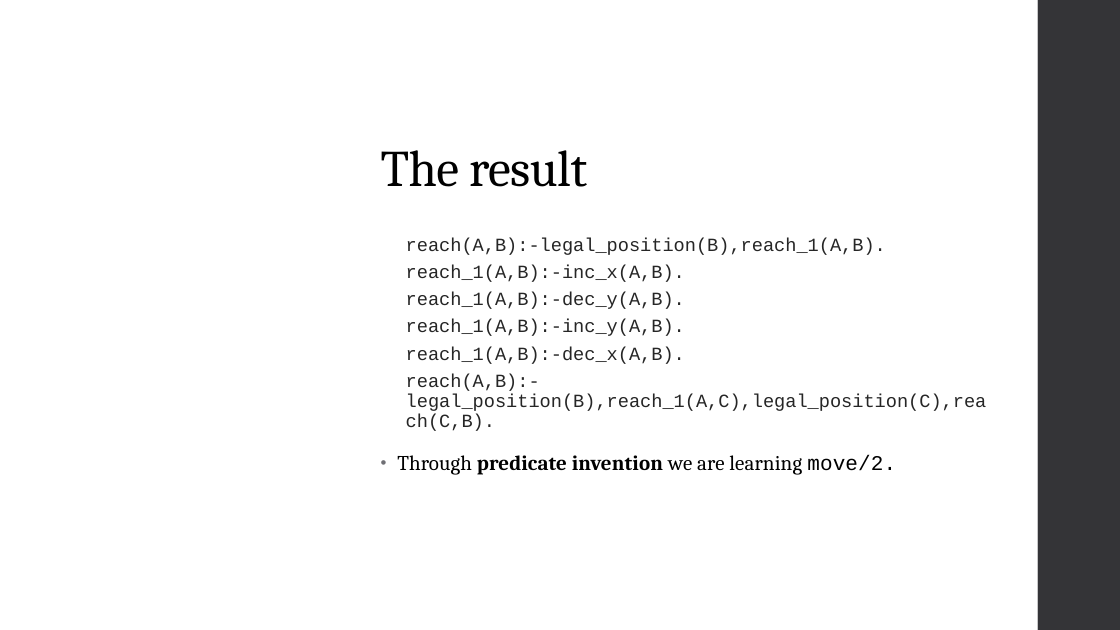
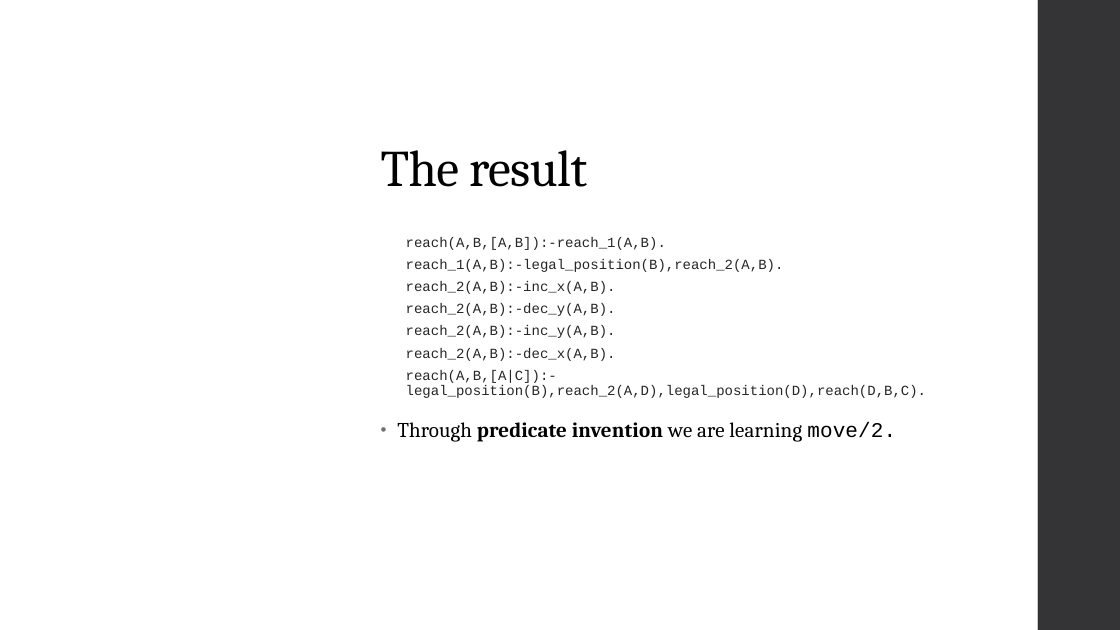
Before and after one commit to Alex-Dell1/ATAI_Maze_Project, a slide deck: slide 12 of ATAI_Presentation.pptx. Drawn at 1120x630 pixels with LibreOffice and Linux fonts; fonts in the diff are those of the drawing; background and template pictures are left out. Boxes give left, top, right and bottom in pixels: in the first picture for what was removed or moved away, otherwise in the second. Text is boxed around its words. In the diff, an @@ line names an element or a change of style, - is before the commit and + after.

```diff
--- a/ATAI_Presentation.pptx
+++ b/ATAI_Presentation.pptx
@@ text at box(406, 237, 926, 398): text changed; size 16 to 12 pt @@
-  reach(A,B):-legal_position(B),reach_1(A,B).
-  reach_1(A,B):-inc_x(A,B).
-  reach_1(A,B):-dec_y(A,B).
-  reach_1(A,B):-inc_y(A,B).
-  reach_1(A,B):-dec_x(A,B).
-  reach(A,B):-legal_position(B),reach_1(A,C),legal_position(C),reach(C,B).
+  reach(A,B,[A,B]):-reach_1(A,B).
+  reach_1(A,B):-legal_position(B),reach_2(A,B).
+  reach_2(A,B):-inc_x(A,B).
+  reach_2(A,B):-dec_y(A,B).
+  reach_2(A,B):-inc_y(A,B).
+  reach_2(A,B):-dec_x(A,B).
+  reach(A,B,[A|C]):-legal_position(B),reach_2(A,D),legal_position(D),reach(D,B,C).
```
Also in this commit, not shown: 1 other slide changed, 3 other files.
